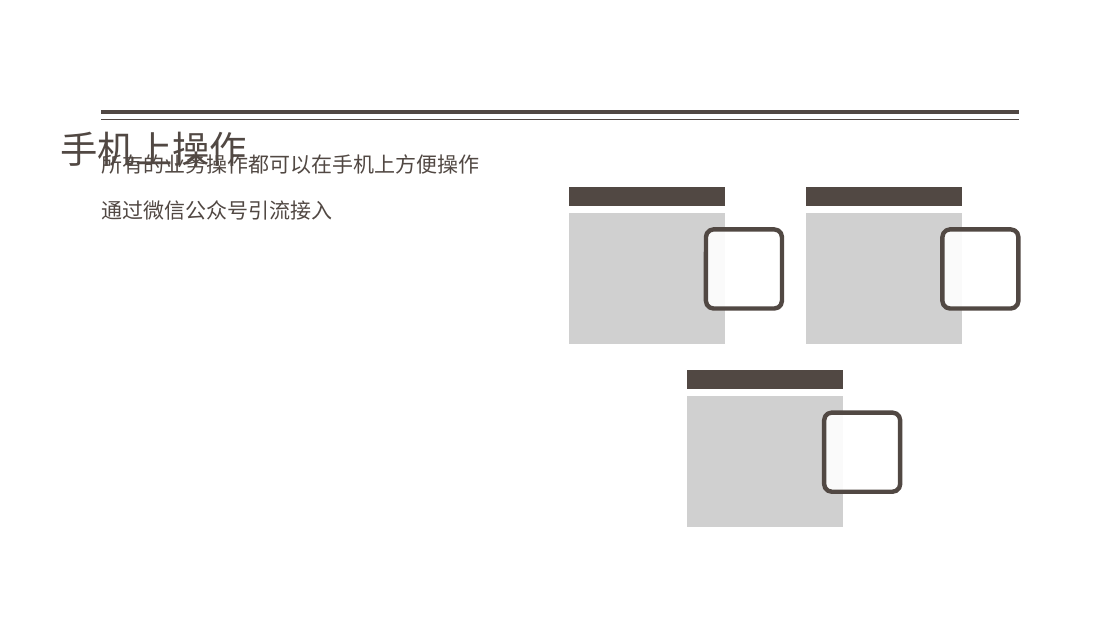
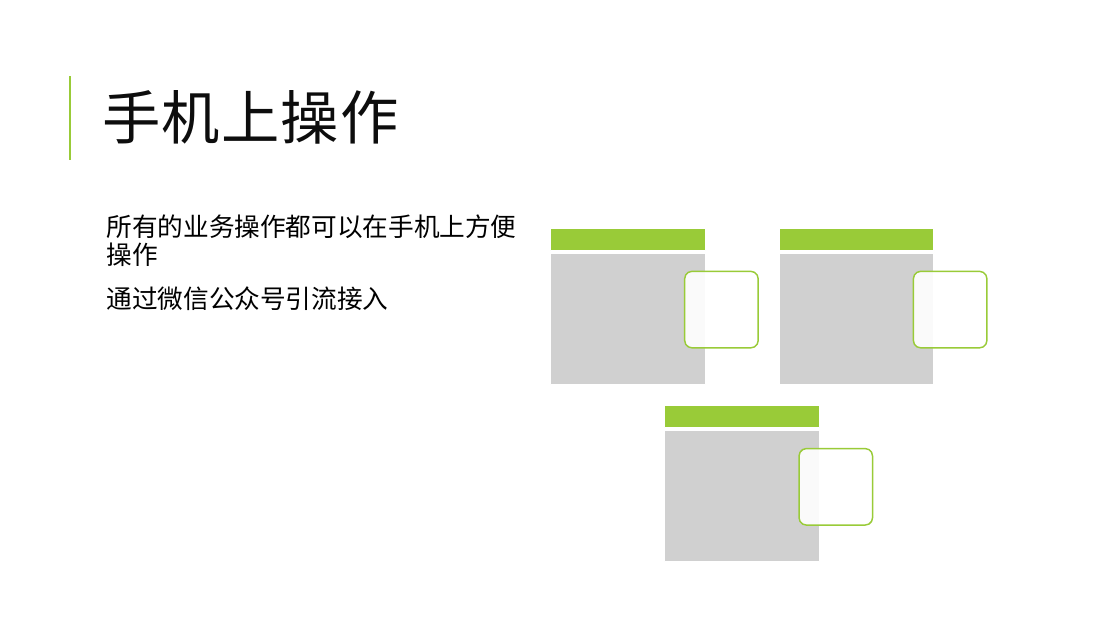
Before and after one commit to jzgi/chainsmart, a slide deck: slide 5 of Docs/品链供销平台.pptx. Drawn at 1120x630 pixels with LibreOffice and Linux fonts; fonts in the diff are those of the drawing; grey boxes stand for pictures. Boxes give left, top, right and bottom in pixels: in the first picture for what was removed or moved away, otherwise in the second. Text is boxed around its words. In the diff, an @@ line names an element or a change of style, - is before the commit and + after.

```diff
--- a/Docs/品链供销平台.pptx
+++ b/Docs/品链供销平台.pptx
@@ title "手机上操作": place and size @@
-title "手机上操作" at bbox=[60, 131, 247, 173]
+title "手机上操作" at bbox=[102, 90, 398, 144]
@@ title "手机上操作" at bbox=[102, 90, 398, 144]: size 32 to 50 pt, font Noto Sans CJK SC to Calibri, text colour #514843 to #0D0D0D, letter spacing 0 to 1 pt; line spacing 0.9 to 0.8; vertical alignment bottom to middle @@
@@ line added from (70, 160) to (70, 76), #99CB38 1.5 pt @@
@@ line removed from (1019, 112) to (102, 112) @@
@@ line removed from (1019, 120) to (102, 120) @@
@@ text "所有的业务操作都可以在手机上方便操作": place and size @@
-text "所有的业务操作都可以在手机上方便操作" at bbox=[101, 151, 479, 220]
+text "所有的业务操作都可以在手机上方便操作" at bbox=[107, 214, 517, 310]
@@ text "所有的业务操作都可以在手机上方便操作" at bbox=[107, 214, 517, 310]: size 18 to 22 pt, font Noto Sans CJK SC to Calibri, text colour #514843 to #000000; bullet none to  ; line spacing 1 to 0.9; less space between paragraphs @@
@@ rectangle: place and size @@
-rectangle at bbox=[567, 185, 728, 208]
+rectangle at bbox=[550, 228, 706, 250]
@@ picture removed at bbox=[567, 211, 728, 347] @@
@@ fill #514843 to #99CB38; outline #FFFFFF 3.78 pt to #FFFFFF 1.25 pt in 3 elements at bbox=[665, 405, 820, 428], bbox=[550, 228, 706, 250], bbox=[779, 228, 934, 250] @@
@@ rectangle: place and size @@
-rectangle at bbox=[804, 185, 965, 208]
+rectangle at bbox=[779, 228, 934, 250]
@@ picture removed at bbox=[804, 211, 965, 347] @@
@@ picture added at bbox=[550, 253, 706, 384] @@
@@ picture added at bbox=[779, 253, 934, 384] @@
@@ rounded rectangle: place and size @@
-rounded rectangle at bbox=[706, 229, 781, 308]
+rounded rectangle at bbox=[685, 271, 759, 348]
@@ outline #514843 3.78 pt to #99CB38 1.25 pt in 3 elements at bbox=[799, 449, 873, 525], bbox=[685, 271, 759, 348], bbox=[913, 271, 987, 348] @@
@@ rounded rectangle: place and size @@
-rounded rectangle at bbox=[943, 229, 1018, 308]
+rounded rectangle at bbox=[913, 271, 987, 348]
@@ rectangle: place and size @@
-rectangle at bbox=[686, 368, 846, 392]
+rectangle at bbox=[665, 405, 820, 428]
@@ picture removed at bbox=[686, 394, 846, 530] @@
@@ picture added at bbox=[665, 430, 820, 561] @@
@@ rounded rectangle: place and size @@
-rounded rectangle at bbox=[824, 413, 900, 492]
+rounded rectangle at bbox=[799, 449, 873, 525]
```
Also in this commit, not shown: 26 other slides changed, 1 slide added, 32 other files.
